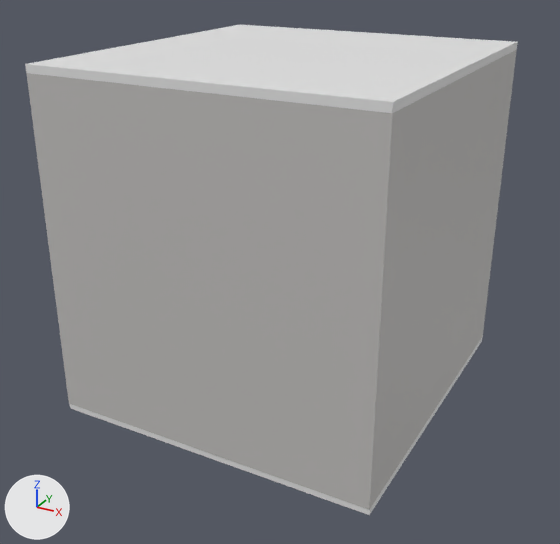
What one commit did to the FBX model Assets/Prefabs/Base/Upgrades/Esquineros/EsquineroNegro.fbx.
Both versions are drawn from a 50 mm camera at (0.736, -1.409, 0.947) aimed at (-0.003, -0.065, 0.276). The axes (+X, +Y, +Z) are drawn at lower left. The lights are the same throughout. Where no turn or scale is listed for an object, it has been applied to the vertices.
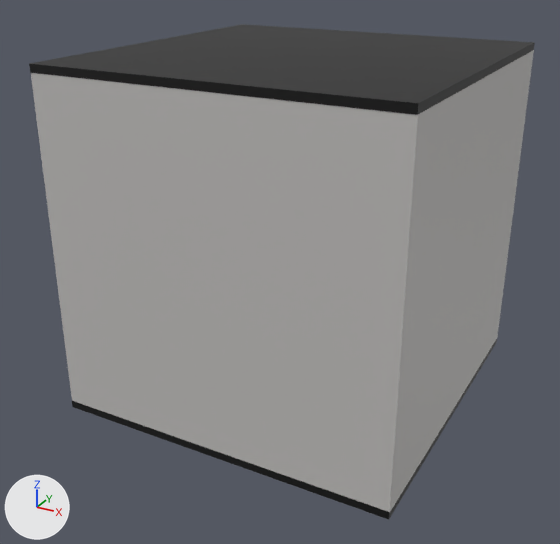
Where the newer file only moved an object's origin or applied its transform, the numbers keep the older frame.

Location of each change, (x1, y1, x2, y2) in pixels of the pictures (560 x 544 px):
'Cube.010', reshaped: before (27, 50, 517, 510); after (31, 50, 534, 513)
'Cube.005', recoloured, reshaped (white to grey): before (25, 25, 518, 113); after (29, 24, 535, 115)
'Cube.032', reshaped, turned, rescaled: before (70, 336, 483, 515); after (72, 339, 497, 519)
part 2 of me_cube_044, deleted: before (70, 336, 483, 515)
part 3 of me_cube_044, added (black): after (72, 339, 497, 519)

Diff of the bpy script that builds the scene:
```diff
--- a/Assets/Prefabs/Base/Upgrades/Esquineros/EsquineroNegro.fbx.py
+++ b/Assets/Prefabs/Base/Upgrades/Esquineros/EsquineroNegro.fbx.py
@@ me_cube_044 @@
 # used by ob_cube_032; location = (0.0, 0.0, 0.0); rotation_euler = (0.0, 0.0, -1.571), in degrees (0, 0, -90)
 # verts and faces of me_cube_044; kept vertices keep their numbers, new ones are numbered from 8
 # before: 0 (-0.352, -0.35, 0.0), 1 (-0.352, -0.35, 0.014), 2 (-0.352, 0.35, 0.0) at pixel (482, 340), 3 (-0.352, 0.35, 0.014) at pixel (482, 336), 4 (0.379, -0.35, 0.0) at pixel (70, 408)
 # before: 5 (0.379, -0.35, 0.014) at pixel (69, 402), 6 (0.379, 0.35, 0.0) at pixel (369, 515), 7 (0.379, 0.35, 0.014) at pixel (369, 509)
-me_cube_044.from_pydata(...)  # 8 vertices, 6 faces; spans x -0.352..0.379, y -0.35..0.35, z 0.0..0.014
+me_cube_044.from_pydata(...)  # 12 vertices, 10 faces; spans x -36.15..37.213, y 0.003..1.598, z -38.408..34.885
+# me_cube_044 part 2
+delete_vertices([*range(0, 8)])  # with the faces that use them
+# me_cube_044 part 3
+# 6 vertices are added at (-36.15, 0.003, 34.885), (-36.15, 0.003, -38.408), (37.213, 0.003, 34.885), (37.213, 0.003, -38.406), (-34.512, 0.003, -38.406), (-34.512, 0.003, 34.885)
+# 6 new vertices lie (0.0, 1.595, 0.0) away from vertices in x -36.15..37.213, y 0.003, z -38.408..34.885
+# 10 new faces join them
+me_cube_044.materials.append(mat_material_004)  # picture img_atlas512_png
@@ me_cube_018 @@
 me_cube_018.from_pydata(...)  # 12 vertices, 10 faces; spans x -0.35..0.35, y -0.381..0.353, z 0.714..0.73
 # used by ob_cube_005; location = (0.0, 0.0, 0.0)
+# me_cube_018 part 1: all 6 vertices in x 0.35, y -0.381..0.353, z 0.714..0.73 are moved by (0.034, 0.008, 0.0)
+me_cube_018.materials.append(mat_material_004)  # picture img_atlas512_png
@@ me_cube_016 @@
 me_cube_016.from_pydata(...)  # 8 vertices, 6 faces; spans x -0.35..0.35, y -0.38..0.352, z 0.014..0.714
 # used by ob_cube_010; location = (0.0, 0.0, 0.0)
-me_cube_016.vertices[0].co = (-0.35, 0.352, 0.014)
-me_cube_016.vertices[1].co = (-0.35, 0.352, 0.714)
-me_cube_016.vertices[2].co = (0.35, 0.352, 0.014)  # pixel (482, 336)
-me_cube_016.vertices[3].co = (0.35, 0.352, 0.714)  # pixel (516, 49)
-me_cube_016.vertices[4].co = (-0.35, -0.38, 0.014)  # pixel (68, 403)
-me_cube_016.vertices[5].co = (-0.35, -0.38, 0.714)  # pixel (26, 73)
-me_cube_016.vertices[6].co = (0.35, -0.38, 0.014)  # pixel (369, 509)
-me_cube_016.vertices[7].co = (0.35, -0.38, 0.714)  # pixel (392, 113)
+# me_cube_016 part 4
+me_cube_016.vertices[0].co = (-0.349, 0.363, 0.014)
+me_cube_016.vertices[1].co = (-0.349, 0.363, 0.714)
+me_cube_016.vertices[2].co = (0.384, 0.363, 0.014)  # pixel (497, 337)
+me_cube_016.vertices[3].co = (0.384, 0.363, 0.714)  # pixel (533, 50)
+me_cube_016.vertices[4].co = (-0.349, -0.371, 0.014)  # pixel (72, 401)
+me_cube_016.vertices[5].co = (-0.349, -0.371, 0.714)  # pixel (30, 72)
+me_cube_016.vertices[6].co = (0.384, -0.371, 0.014)  # pixel (389, 513)
+me_cube_016.vertices[7].co = (0.384, -0.371, 0.714)  # pixel (417, 114)
 me_cube_016.materials.append(mat_material_004)
@@ ob_cube_032 @@
 ob_cube_032.location = (0.0, 0.0, 0.0)
-ob_cube_032.rotation_euler = (0.0, 0.0, -1.571)  # degrees (0, 0, -90)
+ob_cube_032.rotation_euler = (1.571, 0.0, -1.571)  # degrees (90, 0, -90)
+ob_cube_032.scale = (0.01, 0.01, 0.01)
```
